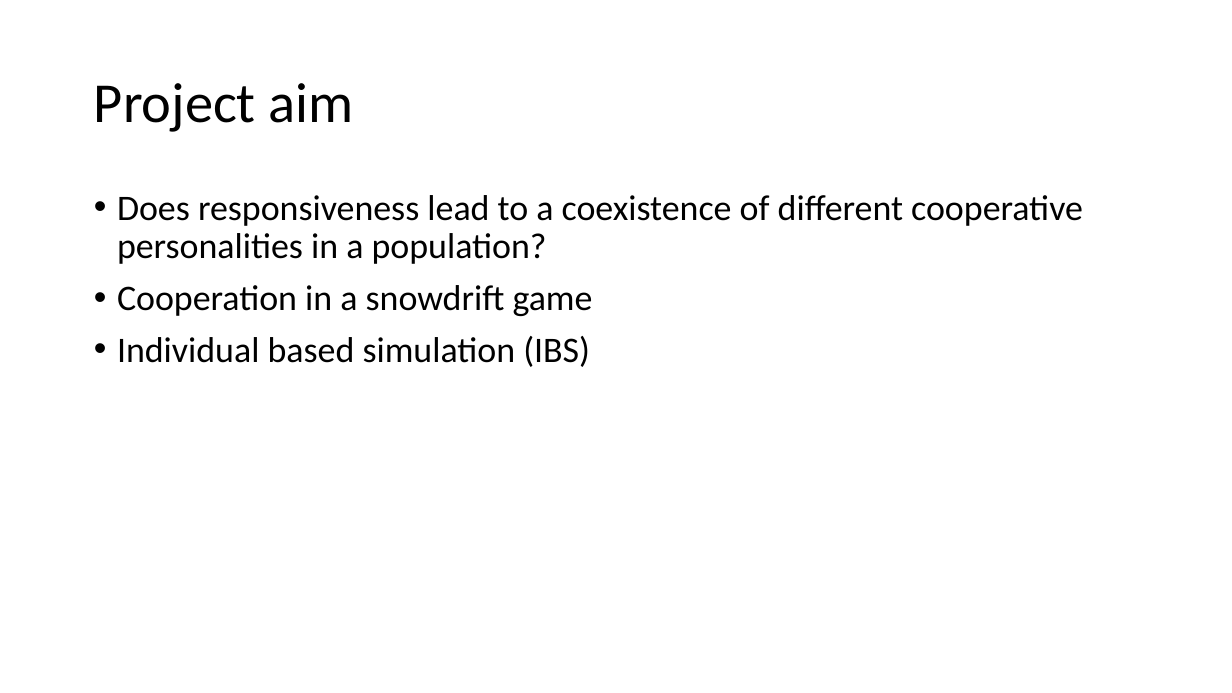
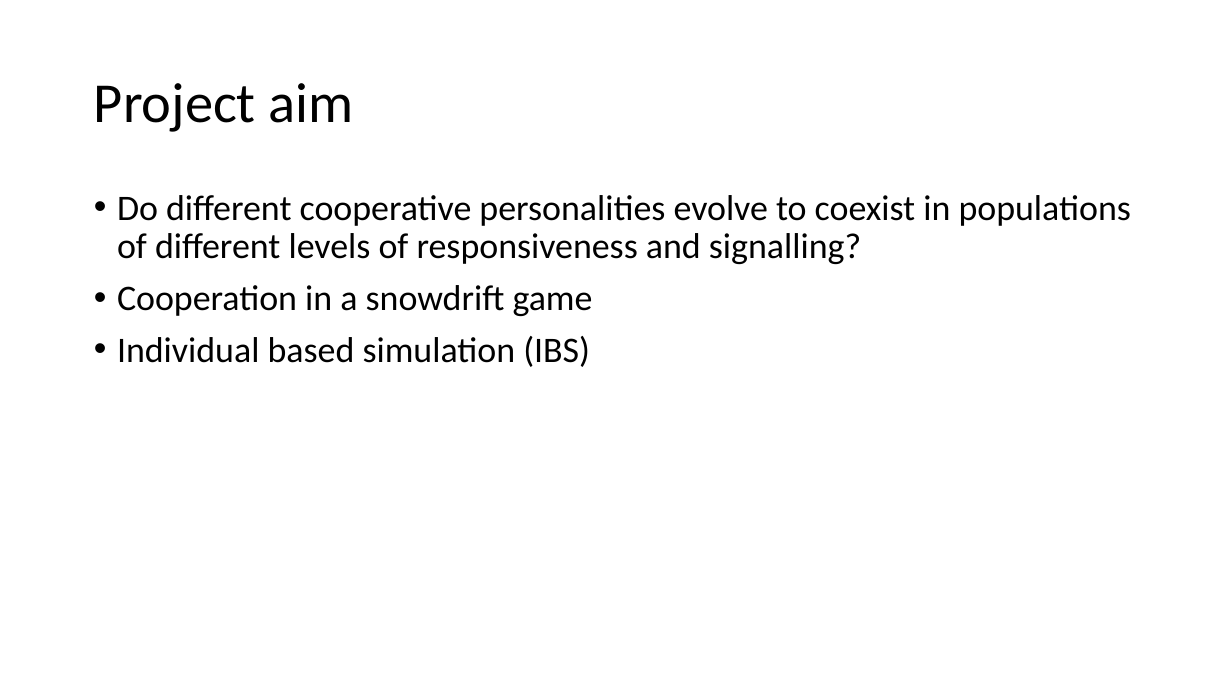
Before and after one commit to J-Damhuis/Cooperation, a slide deck: slide 3 of Presentations/Presentation_17-12-2018.pptx. Drawn at 1232x693 pixels with LibreOffice and Linux fonts; fonts in the diff are those of the drawing. Boxes give left, top, right and bottom in pixels: in the first picture for what was removed or moved away, otherwise in the second. Text is boxed around its words. In the diff, an @@ line names an element or a change of style, - is before the commit and + after.

Commit message:
presentation

```diff
--- a/Presentations/Presentation_17-12-2018.pptx
+++ b/Presentations/Presentation_17-12-2018.pptx
@@ text at (117,195,1131,264): text changed @@
-• Does responsiveness lead to a coexistence of different cooperative personalities in a population?
+• Do different cooperative personalities evolve to coexist in populations of different levels of responsiveness and signalling?
```
Also in this commit, not shown: 5 other slides changed, 1 slide added.
